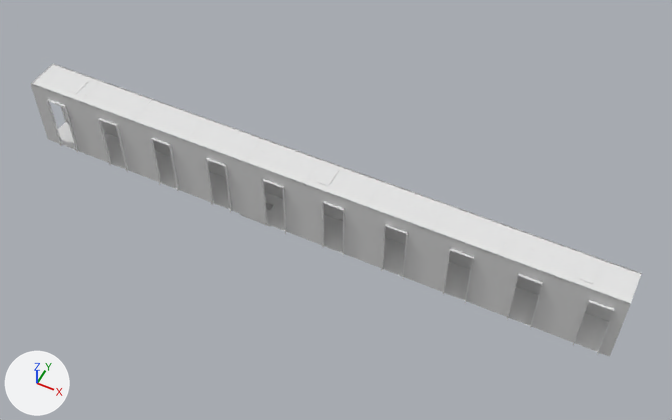
The FBX model Assets/Fbx/Vagon/Vagon_body_inner/Vagon_body_inner_MainCorridor_01.fbx: old version first, new version second.
Rendered twice from a 50 mm camera at (7.37, -13.95, 21.05) aimed at (-0.17, 1.14, 2.18). The lights are fixed; the arrows at lower left show +X, +Y and +Z. Where no turn or scale is listed for an object, it has been applied to the vertices. Vertices at the same position are counted once.

In view in the first picture: 'Vagon_body_inner_MainCorridor_01'.
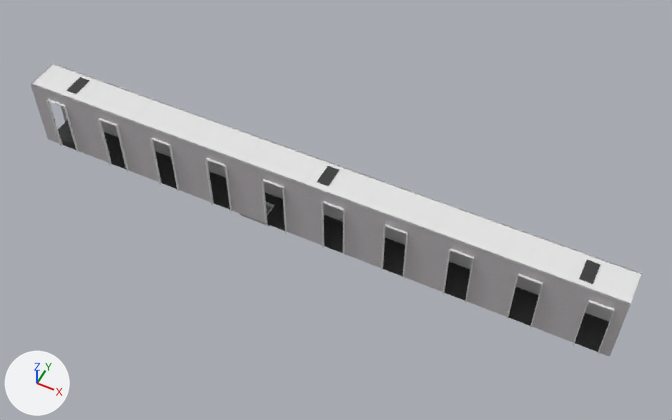
The change, as a diff of the scene's bpy script:
```diff
--- a/Assets/Fbx/Vagon/Vagon_body_inner/Vagon_body_inner_MainCorridor_01.fbx.py
+++ b/Assets/Fbx/Vagon/Vagon_body_inner/Vagon_body_inner_MainCorridor_01.fbx.py
@@ img_im_body_inner_detals_albedo_png @@
+img_im_body_inner_detals_albedo_png = load_image('IM_Body_inner_Detals_Albedo.png', '../../../Materials/Vagon_inside/IM_Body_inner_Detals_Albedo.png', 4096, 4096, 'sRGB')
@@ img_im_corridor_floor_t_albedo_png @@
+img_im_corridor_floor_t_albedo_png = load_image('IM_Corridor_Floor_T_Albedo.png', '../../../Materials/Vagon_inside/IM_Corridor_Floor_T_Albedo.png', 2048, 2048, 'sRGB')
@@ img_im_wall_room_t_albedo_png @@
+img_im_wall_room_t_albedo_png = load_image('IM_Wall_Room_T_Albedo.png', '../../../Materials/Vagon_inside/IM_Wall_Room_T_Albedo.png', 2048, 2048, 'sRGB')
@@ mat_im_wall_room_t @@
 mat_im_wall_room_t = principled_material('IM_Wall_Room_T')
-mat_im_wall_room_t.base_color = (0.8, 0.8, 0.8)  # white #e7e7e7
+mat_im_wall_room_t.texture = img_im_wall_room_t_albedo_png
 mat_im_wall_room_t.roughness = 0.4
@@ mat_im_corridor_floor_t @@
 mat_im_corridor_floor_t = principled_material('IM_Corridor_Floor_T')
-mat_im_corridor_floor_t.base_color = (0.8, 0.8, 0.8)  # white #e7e7e7
+mat_im_corridor_floor_t.texture = img_im_corridor_floor_t_albedo_png
 mat_im_corridor_floor_t.roughness = 0.4
@@ mat_im_body_inner_detals_001 @@
+mat_im_body_inner_detals_001 = principled_material('IM_Body_inner_Detals.001')
+mat_im_body_inner_detals_001.texture = img_im_body_inner_detals_albedo_png
+mat_im_body_inner_detals_001.roughness = 0.4
@@ me_vagon_body_inner_maincorridor_01 @@
 me_vagon_body_inner_maincorridor_01.from_pydata(...)  # 20368 vertices, 17013 faces; spans x -9.6..7.8, y 0.4..1.5, z 1.1..3.6
 # used by ob_vagon_body_inner_maincorridor_01; location = (0.0, 0.0, 0.0)
+# me_vagon_body_inner_maincorridor_01 part 1: all 3564 faces that had it switch from mat_im_body_inner_detals (white #e7e7e7) to mat_im_body_inner_detals_001 (picture img_im_body_inner_detals_albedo_png)
 me_vagon_body_inner_maincorridor_01.materials.append(mat_im_wall_room_t)
```

Boxes [x1, y1, x2, y2] around the edits, measured in the pictures (672 x 420 px):
'Vagon_body_inner_MainCorridor_01', surface changed, recoloured: [31, 74, 631, 357] in both
part 1 of me_vagon_body_inner_maincorridor_01, recoloured (white to grey): [54, 77, 607, 330] in both
